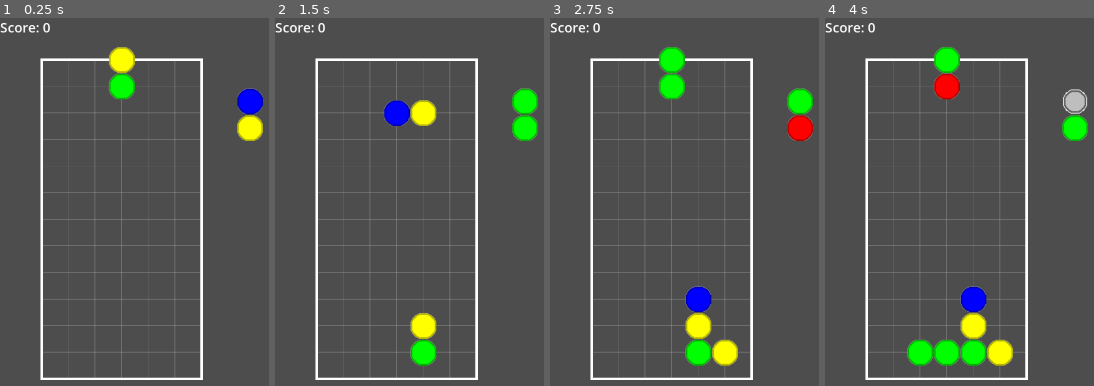
Above: before the commit, frames 1-4 (left to right).
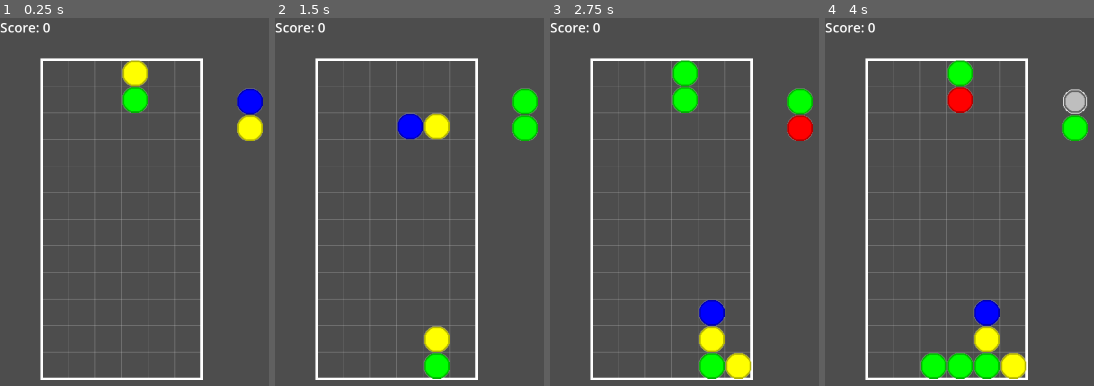
Above: after the commit, the same moments.

Repository: csmallfield/PuyoPuyo
Game: Godot game, scene res://scenes/Main.tscn
Same seed, same stepped clock (60 frames per second), same inputs: the game is played once before the commit and once after it. The engine's default icon, where the game draws it, is replaced by a stand-in: a white triangle on a blue panel in a dark square.
Inputs:
- Up to frame 1 (0.25 s): no input
- Up to frame 2 (1.5 s): tap Enter at 0.5 s; hold Right (move_right) 0.53-1.28 s; hold Space (fast_drop) 0.53-1.28 s; hold Down (move_down) from 1.28 s (still down); tap Up (rotate_piece) at 1.35 s
- Up to frame 3 (2.75 s): tap R (restart) at 2 s; release Down (move_down) at 2.03 s; hold Right (move_right) from 2.03 s (still down); hold Space (fast_drop) from 2.03 s (still down)
- Up to frame 4 (4 s): tap R (restart) at 2.75, 3.5 s; release Space (fast_drop) at 2.78 s; tap Up (rotate_piece) at 2.85 s; release Right (move_right) at 3.53 s; hold Left (move_left) from 3.53 s (still down); hold Space (fast_drop) from 3.53 s (still down)

The runs differ from the first frame. In frame 1, 1.9% of the frame differs, in the area x 40-56%, y 7-26%; in frame 2, 3.8%; in frame 3, 5.4%; in frame 4, 7.2%, in the area x 30-76%, y 7-99%.

Commit message:
added garbage pieces and fixed the grid alignment
added garbage pieces and fixed the grid alignment

Diff:
--- a/puyopuyo_prototype/scripts/GameState.gd
+++ b/puyopuyo_prototype/scripts/GameState.gd
@@ -22,7 +22,7 @@
 var fall_speed = 1.0
 var colors = [Color.RED, Color.BLUE, Color.GREEN, Color.YELLOW]
 var bubble_color = Color.GRAY
-var bubble_spawn_chance = 0.1  # 10% chance for one piece in a pair to be a bubble
+var bubble_spawn_chance = 0.15  # 15% chance for one piece in a pair to be a bubble
 
 func _ready():
 	process_mode = Node.PROCESS_MODE_ALWAYS
--- a/puyopuyo_prototype/scripts/Grid.gd
+++ b/puyopuyo_prototype/scripts/Grid.gd
@@ -22,13 +22,13 @@
 	var grid_color = Color.GRAY
 	grid_color.a = 0.3
 
-	# Vertical lines
+	# Vertical lines - draw at cell boundaries
 	for x in range(GameState.grid_width + 1):
 		var start_pos = Vector2(x * CELL_SIZE, 0)
 		var end_pos = Vector2(x * CELL_SIZE, GameState.grid_height * CELL_SIZE)
 		draw_line(start_pos, end_pos, grid_color, 1)
 
-	# Horizontal lines
+	# Horizontal lines - draw at cell boundaries
 	for y in range(GameState.grid_height + 1):
 		var start_pos = Vector2(0, y * CELL_SIZE)
 		var end_pos = Vector2(GameState.grid_width * CELL_SIZE, y * CELL_SIZE)
@@ -301,4 +301,4 @@
 						something_fell = true
 
 func grid_to_pixel(grid_pos):
-	return Vector2(grid_pos.x * CELL_SIZE, grid_pos.y * CELL_SIZE)
+	return Vector2(grid_pos.x * CELL_SIZE + CELL_SIZE/2, grid_pos.y * CELL_SIZE + CELL_SIZE/2)
